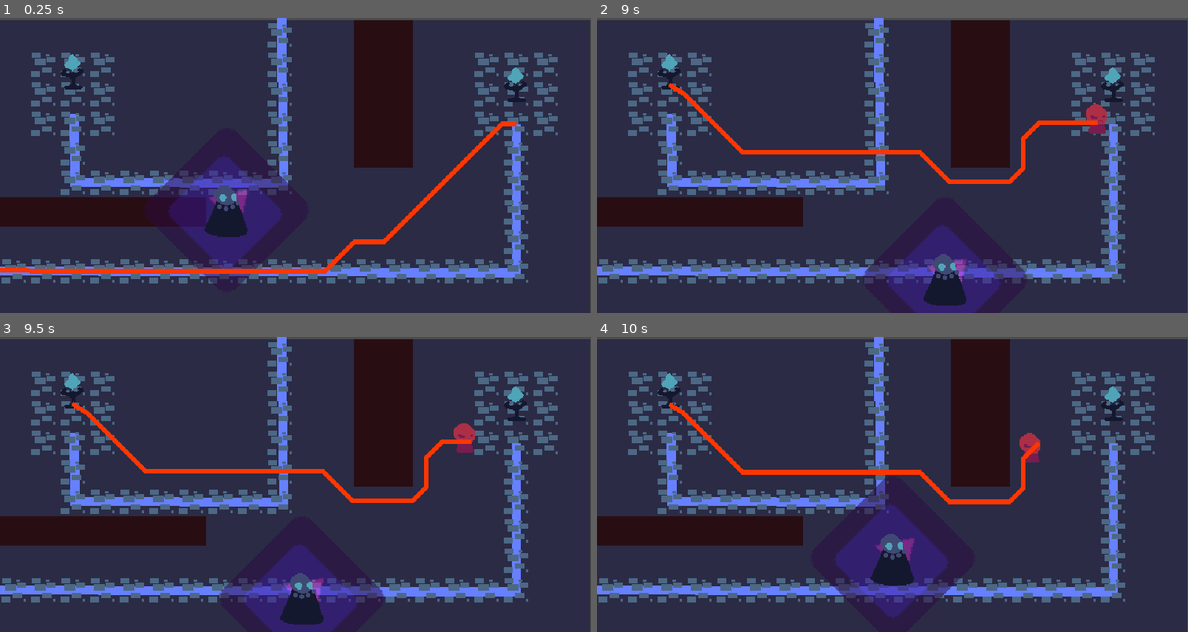
Above: before the commit, frames 1-4 (two rows, left to right).
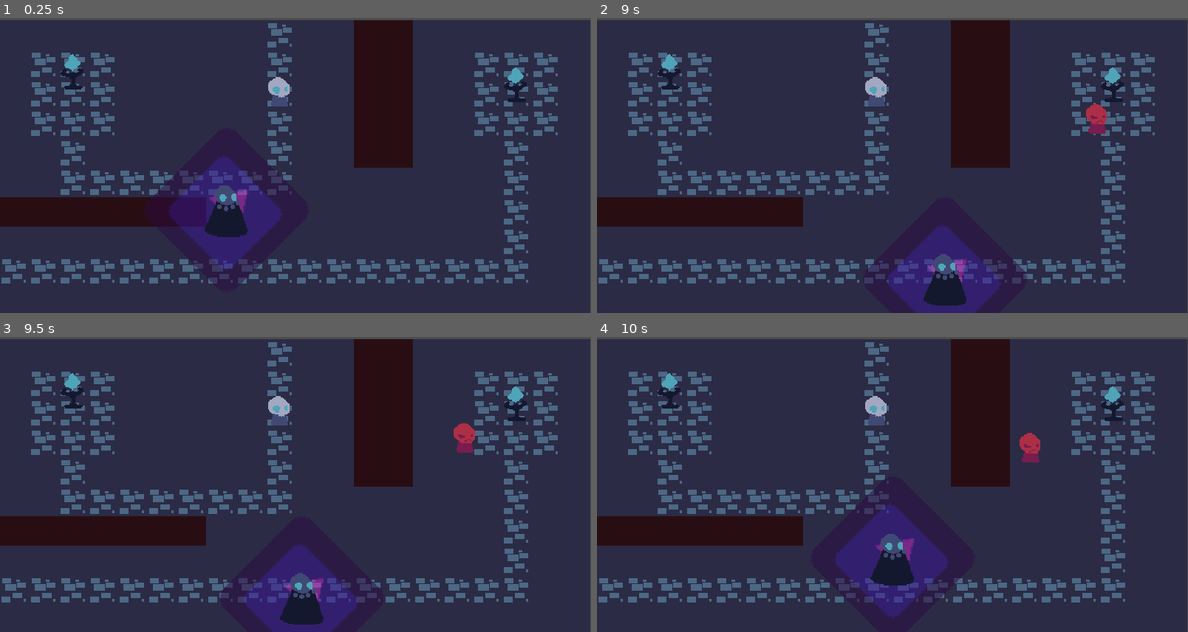
Above: after the commit, the same moments.

Repository: coderaurus/LD-50
Game: Godot game, scene res://scenes/Main.tscn
Same seed, same stepped clock (60 frames per second), same inputs: the game is played once before the commit and once after it. The engine's default icon, where the game draws it, is replaced by a stand-in: a white triangle on a blue panel in a dark square.
Inputs:
- Up to frame 1 (0.25 s): no input
- Up to frame 2 (9 s): tap Enter at 0.5 s; hold D (move_right) 0.53-1.28 s; hold S (move_down) 1.28-2.03 s; hold D (move_right) 2.03-2.78 s; hold W (move_up) 2.78-3.53 s; hold A (move_left) 3.53-5.03 s; hold S (move_down) 5.03-5.78 s; hold D (move_right) 5.78-6.53 s; hold W (move_up) 6.53-7.28 s; hold D (move_right) 7.28-8.03 s; hold S (move_down) 8.03-8.78 s; hold A (move_left) from 8.78 s (still down)
- Up to frame 3 (9.5 s): keep holding A (move_left)
- Up to frame 4 (10 s): release A (move_left) at 9.53 s; hold W (move_up) from 9.53 s (still down)

The runs differ from the first frame. In frame 1, 4.9% of the frame differs, in the area x 0-89%, y 0-88%; in frame 2, 5.2%; in frame 3, 5.1%; in frame 4, 5.2%.

Commit message:
Add alive state for health. Enemies target blocking corpses. Add corpse

Diff:
--- a/scenes/Health.gd
+++ b/scenes/Health.gd
@@ -5,6 +5,7 @@
 
 export var max_hp = 2
 var current_hp = 0
+var alive : bool = true
 
 
 # Called when the node enters the scene tree for the first time.
@@ -13,10 +14,14 @@
 
 func _on_Health_hit():
 	current_hp -= 1
-
+#	print("%s has %s hp" % [get_parent().name, current_hp])
 	if current_hp == 0:
+		alive = false
 		get_parent().emit_signal("dead")
 
+func alive():
+#	print("%s alive: %s" % [get_parent().name, alive])
+	return alive
 
 func _on_Health_heal():
 	current_hp = clamp(current_hp +1, 0, max_hp)
--- a/scenes/Main.tscn
+++ b/scenes/Main.tscn
@@ -1,9 +1,14 @@
-[gd_scene load_steps=5 format=2]
+[gd_scene load_steps=9 format=2]
 
 [ext_resource path="res://scenes/player/Player.tscn" type="PackedScene" id=1]
 [ext_resource path="res://scenes/enemies/Enemy.tscn" type="PackedScene" id=2]
 [ext_resource path="res://scenes/player/Phylactery.tscn" type="PackedScene" id=3]
 [ext_resource path="res://tiles/main_tiles.tres" type="TileSet" id=4]
+[ext_resource path="res://scenes/Health.tscn" type="PackedScene" id=5]
+[ext_resource path="res://scripts/corpses/Corpse.gd" type="Script" id=6]
+[ext_resource path="res://gfx/corpse.png" type="Texture" id=7]
+
+[sub_resource type="CircleShape2D" id=1]
 
 [node name="Main" type="Node2D"]
 
@@ -33,10 +38,12 @@
 tile_data = PoolIntArray( 9, 2, 0, 65537, 2, 0, 65538, 2, 0, 65539, 2, 0, 65545, 2, 0, 65552, 2, 0, 65553, 2, 0, 65554, …(651 unchanged characters)…
 
 [node name="Path" type="Line2D" parent="World/Map/Road"]
+visible = false
 position = Vector2( 1, 1 )
 points = PoolVector2Array( -45, 271, 559, 273, 559, 112 )
 
 [node name="Path2" type="Line2D" parent="World/Map/Road"]
+visible = false
 position = Vector2( 1, 0 )
 points = PoolVector2Array( 304, -43, 307, 177, 81, 176, 80, 102 )
 
@@ -44,6 +51,33 @@
 
 [node name="Enemy" parent="World/Enemies" instance=ExtResource( 2 )]
 on_path = true
+
+[node name="Corpse" type="StaticBody2D" parent="World/Enemies" groups=["corpse"]]
+position = Vector2( 304, 83 )
+script = ExtResource( 6 )
+
+[node name="CollisionShape2D" type="CollisionShape2D" parent="World/Enemies/Corpse"]
+shape = SubResource( 1 )
+
+[node name="Sprite" type="Sprite" parent="World/Enemies/Corpse"]
+position = Vector2( 0, -19 )
+z_index = 2
+texture = ExtResource( 7 )
+
+[node name="PathVisual" type="Line2D" parent="World/Enemies/Corpse"]
+visible = false
+z_index = 100
+z_as_relative = false
+width = 5.0
+default_color = Color( 1, 0.211765, 0, 1 )
+
+[node name="Health" parent="World/Enemies/Corpse" instance=ExtResource( 5 )]
+max_hp = 1
+
+[node name="AttackTime" type="Timer" parent="World/Enemies/Corpse"]
+wait_time = 0.5
+
+[node name="AttackCooldown" type="Timer" parent="World/Enemies/Corpse"]
 
 [node name="Camera2D" type="Camera2D" parent="World"]
 position = Vector2( 321, 158 )
@@ -55,3 +89,6 @@
 
 [node name="Phylactery2" parent="World/Phylacteries" instance=ExtResource( 3 )]
 position = Vector2( 560, 84 )
+
+[connection signal="dead" from="World/Enemies/Corpse" to="World/Enemies/Corpse" method="_on_dead"]
+[connection signal="hit" from="World/Enemies/Corpse" to="World/Enemies/Corpse" method="_on_hit"]
--- /dev/null
+++ b/scenes/corpses/Corpse.tscn
@@ -0,0 +1,41 @@
+[gd_scene load_steps=6 format=2]
+
+[ext_resource path="res://scenes/Health.tscn" type="PackedScene" id=1]
+[ext_resource path="res://scenes/Health.gd" type="Script" id=2]
+[ext_resource path="res://gfx/corpse.png" type="Texture" id=3]
+[ext_resource path="res://scripts/corpses/Corpse.gd" type="Script" id=4]
+
+[sub_resource type="CircleShape2D" id=1]
+
+[node name="Corpse" type="StaticBody2D" groups=["corpse"]]
+position = Vector2( 304, 83 )
+script = ExtResource( 4 )
+
+[node name="CollisionShape2D" type="CollisionShape2D" parent="."]
+shape = SubResource( 1 )
+
+[node name="Sprite" type="Sprite" parent="."]
+position = Vector2( 0, -19 )
+z_index = 2
+texture = ExtResource( 3 )
+
+[node name="PathVisual" type="Line2D" parent="."]
+visible = false
+z_index = 100
+z_as_relative = false
+width = 5.0
+default_color = Color( 1, 0.211765, 0, 1 )
+
+[node name="Health" type="Node2D" parent="." instance=ExtResource( 1 )]
+script = ExtResource( 2 )
+max_hp = 1
+
+[node name="AttackTime" type="Timer" parent="."]
+wait_time = 0.5
+
+[node name="AttackCooldown" type="Timer" parent="."]
+
+[connection signal="dead" from="." to="." method="_on_dead"]
+[connection signal="hit" from="." to="." method="_on_hit"]
+[connection signal="heal" from="Health" to="Health" method="_on_Health_heal"]
+[connection signal="hit" from="Health" to="Health" method="_on_Health_hit"]
--- a/scenes/enemies/Enemy.tscn
+++ b/scenes/enemies/Enemy.tscn
@@ -31,6 +31,9 @@
 
 [node name="AttackCooldown" type="Timer" parent="."]
 
+[node name="RayCast2D" type="RayCast2D" parent="."]
+enabled = true
+
 [connection signal="dead" from="." to="." method="_on_dead"]
 [connection signal="hit" from="." to="." method="_on_Enemy_hit"]
 [connection signal="timeout" from="AttackTime" to="." method="_on_attack"]
--- a/scenes/player/Player.tscn
+++ b/scenes/player/Player.tscn
@@ -1,9 +1,10 @@
-[gd_scene load_steps=7 format=2]
+[gd_scene load_steps=8 format=2]
 
 [ext_resource path="res://icon.png" type="Texture" id=1]
 [ext_resource path="res://scripts/player/Player.gd" type="Script" id=2]
 [ext_resource path="res://gfx/lich.png" type="Texture" id=3]
 [ext_resource path="res://scripts/player/Aura.gd" type="Script" id=4]
+[ext_resource path="res://scenes/Health.tscn" type="PackedScene" id=5]
 
 [sub_resource type="CircleShape2D" id=1]
 radius = 90.0
@@ -40,6 +41,8 @@
 [node name="CollisionShape2D" type="CollisionShape2D" parent="."]
 shape = SubResource( 2 )
 
+[node name="Health" parent="." instance=ExtResource( 5 )]
+
 [connection signal="body_entered" from="Aura/Area2D" to="Aura" method="_on_body_entered"]
 [connection signal="body_exited" from="Aura/Area2D" to="Aura" method="_on_body_exited"]
 [connection signal="timeout" from="Aura/Tick" to="Aura" method="_on_aura_tick"]
--- /dev/null
+++ b/scripts/corpses/Corpse.gd
@@ -0,0 +1,12 @@
+extends StaticBody2D
+
+signal hit
+signal dead
+
+
+func _on_hit():
+	$Health.emit_signal("hit")
+
+
+func _on_dead():
+	queue_free()
--- a/scripts/enemies/Enemy.gd
+++ b/scripts/enemies/Enemy.gd
@@ -4,6 +4,7 @@
 signal dead
 
 export var on_path : bool = false
+
 var followed_path : Array = []
 
 # Declare member variables here. Examples:
@@ -12,10 +13,11 @@
 var speed = 75
 var velocity = Vector2.ZERO
 var target
+var attack_target
 var target_pos : Vector2
 var path : Array
 var attacking : bool = false
-var attack_range = 16
+var attack_range = 24
 
 onready var world = get_tree().current_scene.get_node("World")
 onready var map = world.get_node("Map")
@@ -29,8 +31,8 @@
 		followed_path = line.points
 		global_position = followed_path[0]
 		target = followed_path[1]
-		print("Line ", line.name)
-		print("On path", followed_path)
+#		print("Line ", line.name)
+#		print("On path", followed_path)
 
 
 # Called every frame. 'delta' is the elapsed time since the previous frame.
@@ -60,11 +62,12 @@
 	#		path = map.get_simple_path(map.get_child(0).world_to_map(global_position), map.get_child(0).world_to_map(target_pos), false)
 			path = map.get_simple_path(global_position, target_pos, false)
 #		print(path)
-	$PathVisual.points = path
+#	$PathVisual.points = path
 
 	# Get path
 	if path.size() > 1:
 		velocity = global_position.direction_to(path[1]) * speed
+#		$RayCast2D.cast_to = velocity
 		# Reach point, pop it from the list
 		if global_position == path[1] or global_position.distance_to(path[1]) < 8:
 			path.pop_front()
@@ -82,12 +85,23 @@
 	# Move
 	velocity = move_and_slide(velocity)
 	if collision != null:
-		var distance = global_position.distance_to(collision.collider.global_position)
+#		print(collision.collider.name)
+		var distance = 1000
+#		var distance = global_position.distance_to(collision.collider.global_position)
 #		print("Distance to target", distance)
-		if !(target is Vector2) and collision.collider == target and distance <= attack_range:
-			if !attacking:
+		if  (!(target is Vector2) and collision.collider == target) or collision.collider.is_in_group("corpse"):
+#			print(collision.collider.name)
+			if collision.collider.is_in_group("corpse"):
+				distance = global_position.distance_to(collision.collider.global_position)
+#				print("Corpse targeted")
+				attack_target = collision.collider
+			else:
+#				print("not a corpse")
+				distance = global_position.distance_to(collision.collider.global_position)
+
+			if distance <= attack_range and !attacking:
 				attacking = true
-				print("Attack")
+#				print("Attack")
 				$AttackTime.start()
 
 
@@ -101,17 +115,24 @@
 
 
 func _on_attack():
-	if is_instance_valid(target):
+	if attack_target == null or !is_instance_valid(attack_target):
+		if !(target is Vector2):
+			attack_target = target
+
+	if is_instance_valid(attack_target):
 #		print("target ", target != null)
 #		print("me", global_position)
-		var distance = global_position.distance_to(target.global_position)
-		print(distance)
+		var distance = global_position.distance_to(attack_target.global_position)
+#		print(distance)
 		if  distance <= attack_range:
-			target.emit_signal("hit")
-			$AttackCooldown.start()
+			attack_target.emit_signal("hit")
+			if attack_target.get_node("Health").alive():
+				$AttackCooldown.start()
 		else:
-			print("Not attacking")
+#			print("Not attacking")
 			attacking = false
+	else:
+		attacking = false
 
 
 func _on_attack_cooldown():
--- a/scripts/player/Player.gd
+++ b/scripts/player/Player.gd
@@ -1,11 +1,14 @@
 extends KinematicBody2D
 
+signal hit
+signal dead
 
 # Declare member variables here. Examples:
 # var a = 2
 # var b = "text"
 var speed = 100
 var velocity = Vector2.ZERO
+var vulnerable = false
 
 # Called when the node enters the scene tree for the first time.
 func _ready():
